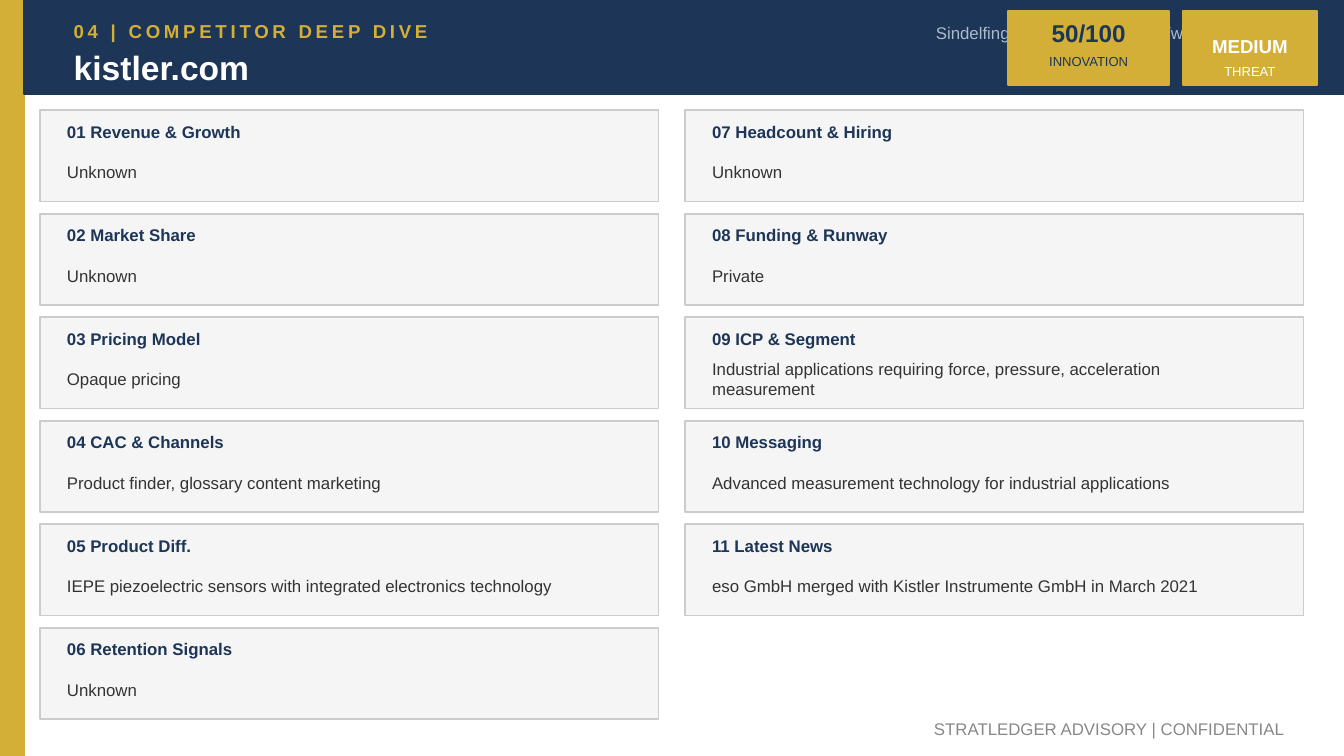
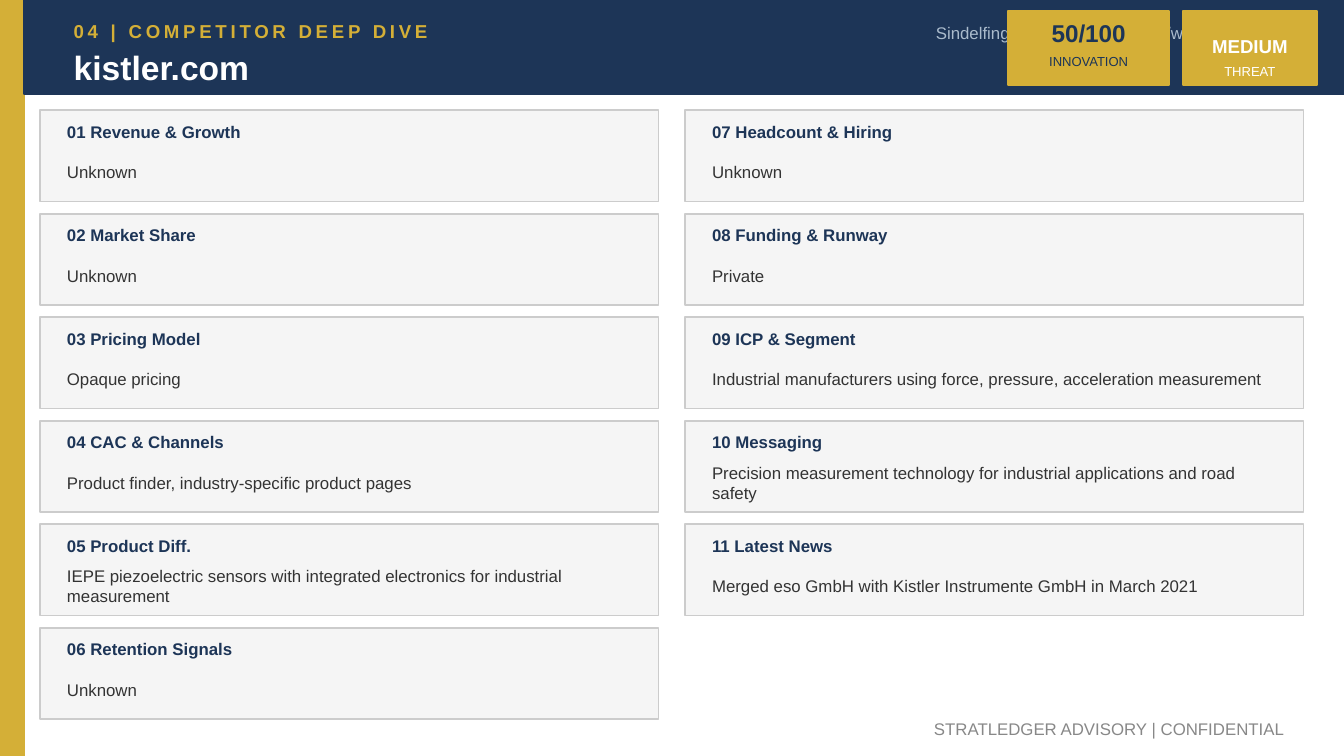
Before and after one commit to apexmakeshop-dot/droplet-commands, a slide deck: slide 7 of mesh_bioplastics_CI_Report.pptx. Drawn at 1344x756 pixels with LibreOffice and Linux fonts; fonts in the diff are those of the drawing. Boxes give left, top, right and bottom in pixels: in the first picture for what was removed or moved away, otherwise in the second. Text is boxed around its words. In the diff, an @@ line names an element or a change of style, - is before the commit and + after.

```diff
--- a/mesh_bioplastics_CI_Report.pptx
+++ b/mesh_bioplastics_CI_Report.pptx
@@ text at (712,373,1261,389): text changed @@
-Industrial applications requiring force, pressure, acceleration measurement
+Industrial manufacturers using force, pressure, acceleration measurement
@@ text at (67,477,412,493): text changed @@
-Product finder, glossary content marketing
+Product finder, industry-specific product pages
@@ text at (712,467,1235,503): text changed @@
-Advanced measurement technology for industrial applications
+Precision measurement technology for industrial applications and road safety
@@ text at (67,570,562,602): text changed @@
-IEPE piezoelectric sensors with integrated electronics technology
+IEPE piezoelectric sensors with integrated electronics for industrial measurement
@@ text at (712,580,1197,596): text changed @@
-eso GmbH merged with Kistler Instrumente GmbH in March 2021
+Merged eso GmbH with Kistler Instrumente GmbH in March 2021
```
Also in this commit, not shown: 4 other slides changed.
